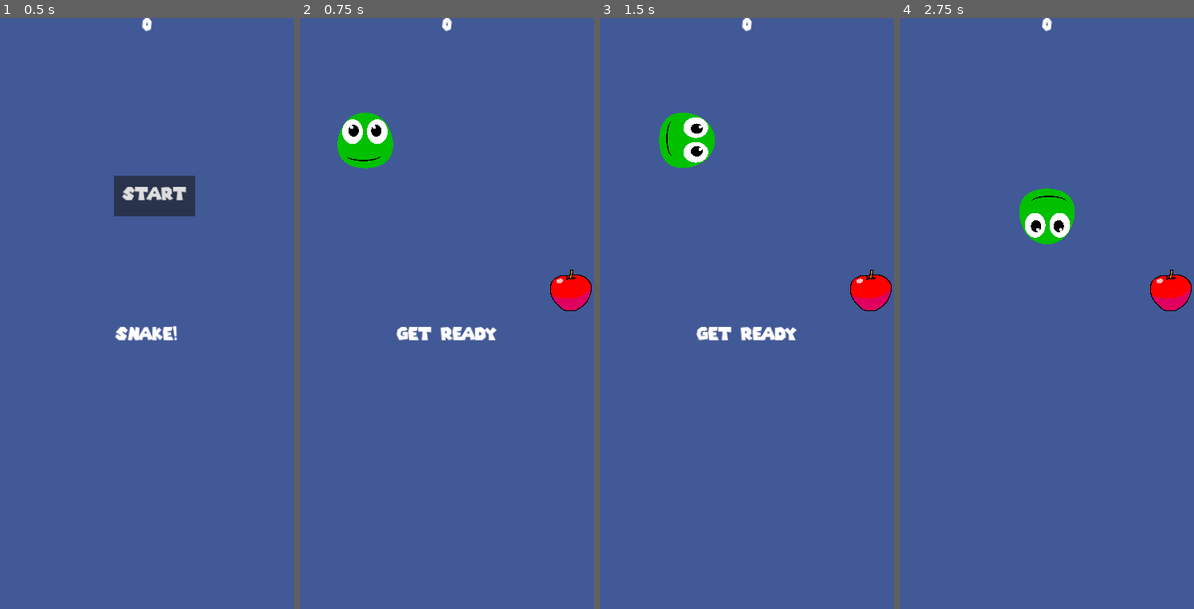
Above: before the commit, frames 1-4 (left to right).
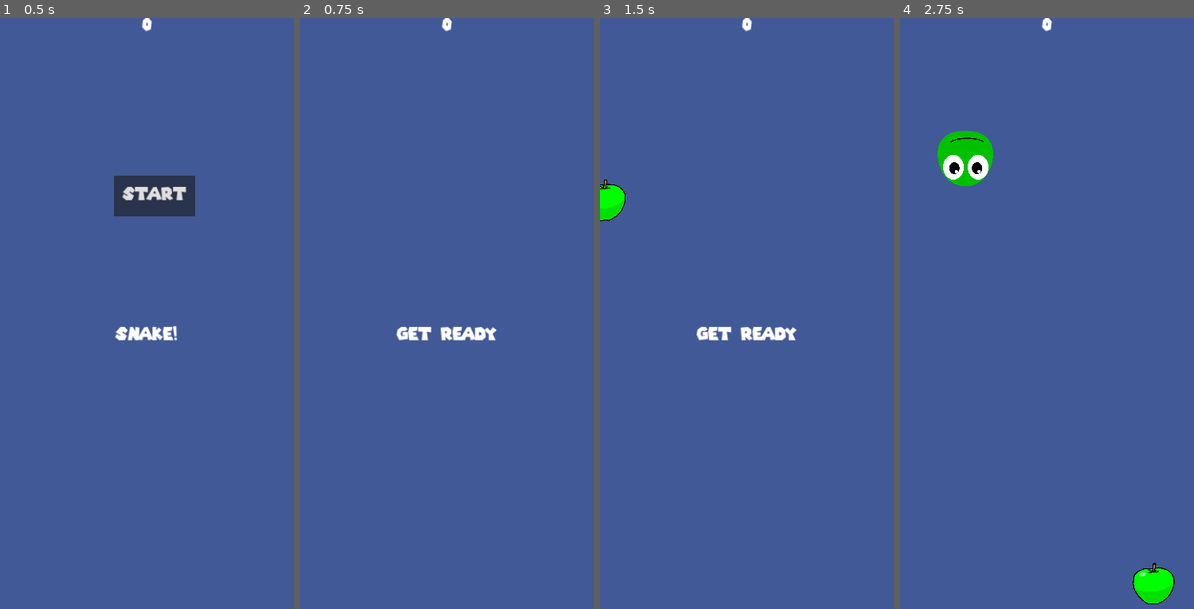
Above: after the commit, the same moments.

Repository: Reckless312/Snake-Godot
Game: Godot game, scene res://main.tscn
Two runs of this game, one before a commit and one after it. Both use one fixed random seed, a clock stepped at 60 frames per second and the inputs below.
Inputs:
- Up to frame 1 (0.5 s): no input
- Up to frame 2 (0.75 s): click "Start" at 0.5 s
- Up to frame 3 (1.5 s): tap Enter at 1.25 s; hold Right (right) from 1.28 s (still down)
- Up to frame 4 (2.75 s): release Right (right) at 2.03 s; hold Down (down) from 2.03 s (still down)

Frame 1 is identical in both runs. In frame 2, 2.1% of the frame differs, in the area x 12-100%, y 16-50%; in frame 3, 2.6%; in frame 4, 4.3%, in the area x 12-100%, y 19-100%.

Commit message:
apple randomness available

Diff:
--- a/snake/apple.gd
+++ b/snake/apple.gd
@@ -1,26 +1,19 @@
 extends Area2D
 
-signal hit
-
 var rng = RandomNumberGenerator.new()
+var screen_size
+var colors
 
 func _ready() -> void:
-    var colors = $AnimatedSprite2D.sprite_frames.get_animation_names()
-    $AnimatedSprite2D.play(colors[randi() % colors.size()])
-    rng.randomize()
-    hide()
+	rng.randomize()
+	screen_size = get_viewport().get_visible_rect().size
+	colors = $AnimatedSprite2D.sprite_frames.get_animation_names()
+	hide()
 
 func _process(delta: float) -> void:
-    pass
+	pass
 
 func place_randomly():
-    var screen_size = get_viewport().get_visible_rect().size
-    position = Vector2(rng.randi() % int(screen_size.x), rng.randi() % int(screen_size.y))
-    show()
-    $CollisionShape2D.disabled = false
-
-
-func _on_body_entered(body: Node2D) -> void:
-    hide()
-    hit.emit()
-    $CollisionShape2D.set_deferred("disabled", true)
+	position = Vector2(rng.randi() % int(screen_size.x), rng.randi() % int(screen_size.y))
+	$AnimatedSprite2D.play(colors[randi() % colors.size()])
+	show()
--- a/snake/main.gd
+++ b/snake/main.gd
@@ -1,6 +1,7 @@
 extends Node
 
 var score
+var started = false
 
 func _ready() -> void:
 	pass
@@ -8,13 +9,12 @@
 func _process(delta: float) -> void:
 	pass
 
-func _on_snake_head_hit() -> void:
-	$HUD.show_game_over()
-
 func new_game():
 	score = 0
 	$HUD.update_score(score)
 	$HUD.show_message("Get Ready")
+
+	await get_tree().create_timer(2).timeout
 
 	$snake_head.start($StartPosition.position)
 
@@ -22,6 +22,11 @@
 
 	$Music.play()
 
+	started = true
 
-func _on_apple_hit() -> void:
-	$Apple.place_randomly()
+func _on_snake_head_apple_hit() -> void:
+	if started == true:
+		$Apple.hide()
+		$Apple.place_randomly()
+	if $Apple.has_overlapping_areas():
+		$Apple.place_randomly()
--- a/snake/main.tscn
+++ b/snake/main.tscn
@@ -20,6 +20,7 @@
 [node name="snake_head" parent="." instance=ExtResource("1_bowog")]
 
 [node name="Apple" parent="." instance=ExtResource("2_jili2")]
+position = Vector2(218, 56)
 scale = Vector2(0.2, 0.2)
 
 [node name="StartPosition" type="Marker2D" parent="."]
@@ -31,7 +32,6 @@
 stream = ExtResource("5_fpnub")
 parameters/looping = false
 
-[connection signal="hit" from="snake_head" to="." method="_on_snake_head_hit"]
-[connection signal="body_entered" from="Apple" to="snake_head" method="_on_apple_body_entered"]
-[connection signal="hit" from="Apple" to="." method="_on_apple_hit"]
+[connection signal="apple_hit" from="snake_head" to="." method="_on_snake_head_apple_hit"]
+[connection signal="area_entered" from="Apple" to="snake_head" method="_on_apple_area_entered"]
 [connection signal="start_game" from="HUD" to="." method="new_game"]
--- a/snake/snake_head.gd
+++ b/snake/snake_head.gd
@@ -1,6 +1,6 @@
 extends Area2D
 
-signal hit
+signal apple_hit
 
 @export var speed = 400
 var screen_size
@@ -37,14 +37,11 @@
 	position += velocity * delta
 	position = position.clamp(Vector2.ZERO, screen_size)
 
-
-
-func _on_body_entered(body: Node2D) -> void:
-	hide()
-	hit.emit()
-	$CollisionShape2D.set_deferred("disabled", true)
-
 func start(pos):
 	position = pos
 	show()
 	$CollisionShape2D.disabled = false
+
+
+func _on_apple_area_entered(area: Area2D) -> void:
+	apple_hit.emit()
